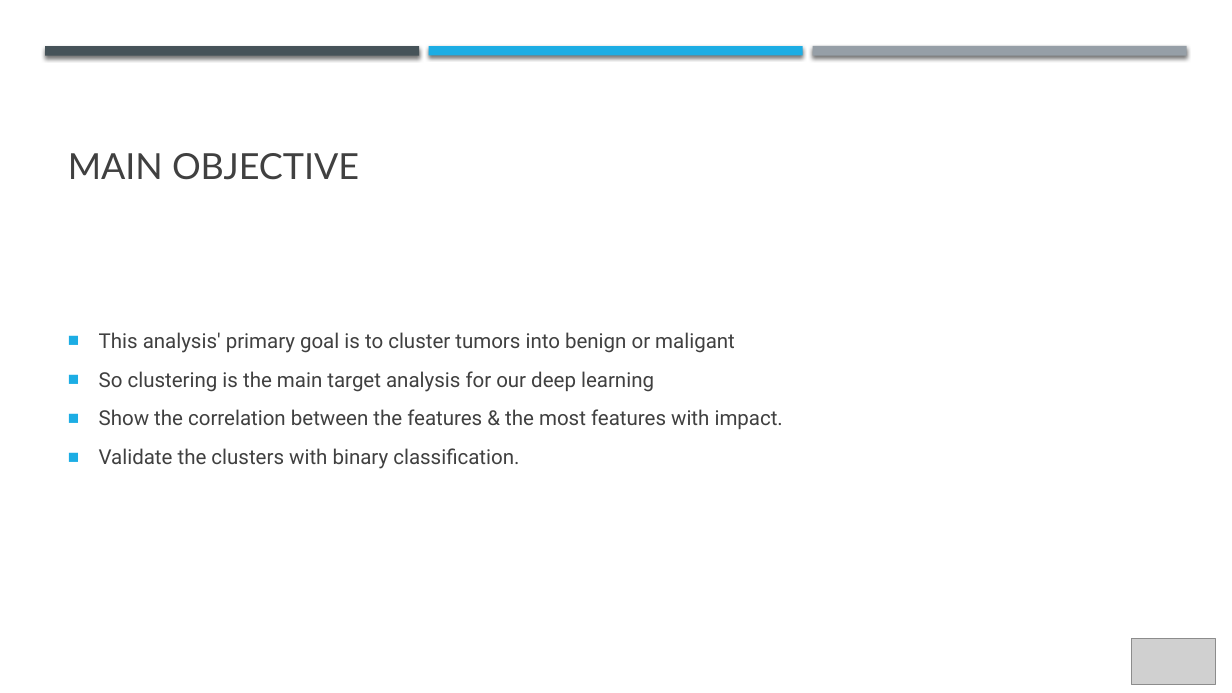
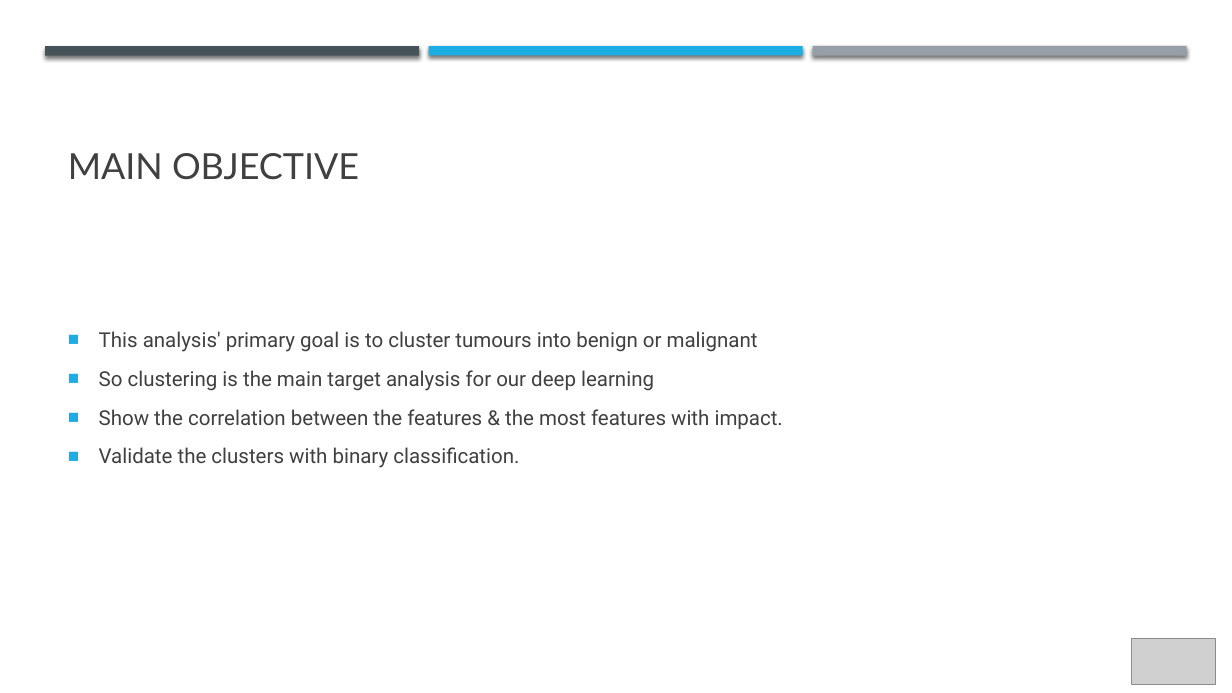
Before and after one commit to 1brahimmohamed/IBM-Machine-Learning, a slide deck: slide 2 of Course 5 - Deep Learning and Reinforcement Learning/Brain Tumour Detection.pptx. Drawn at 1232x693 pixels with LibreOffice and Linux fonts; fonts in the diff are those of the drawing; grey boxes stand for pictures. Boxes give left, top, right and bottom in pixels: in the first picture for what was removed or moved away, otherwise in the second. Text is boxed around its words. In the diff, an @@ line names an element or a change of style, - is before the commit and + after.

```diff
--- a/Course 5 - Deep Learning and Reinforcement Learning/Brain Tumour Detection.pptx
+++ b/Course 5 - Deep Learning and Reinforcement Learning/Brain Tumour Detection.pptx
@@ text at bbox=[99, 331, 758, 352]: text changed @@
-■ This analysis' primary goal is to cluster tumors into benign or maligant
+■ This analysis' primary goal is to cluster tumours into benign or malignant
```
Also in this commit, not shown: 1 other file.
